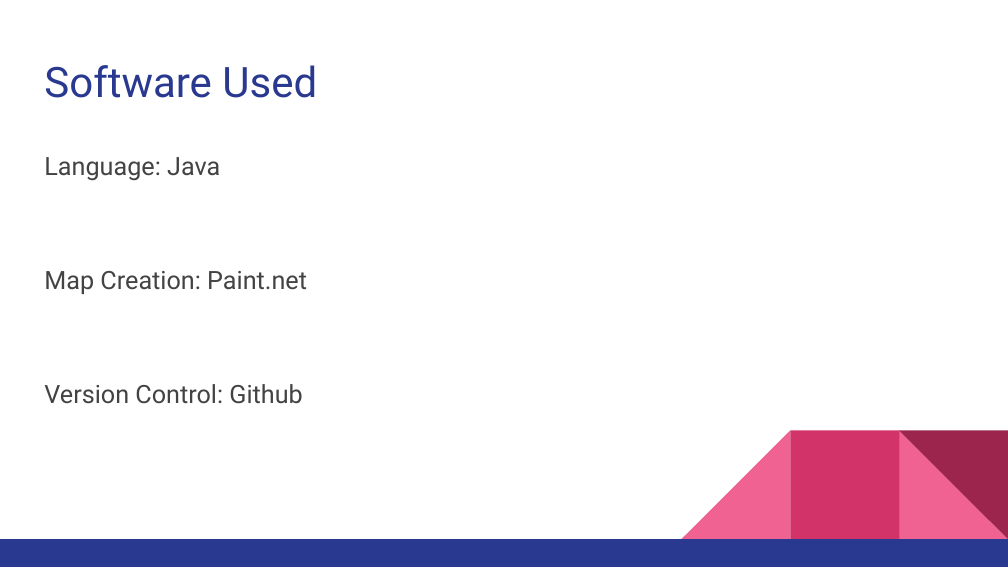
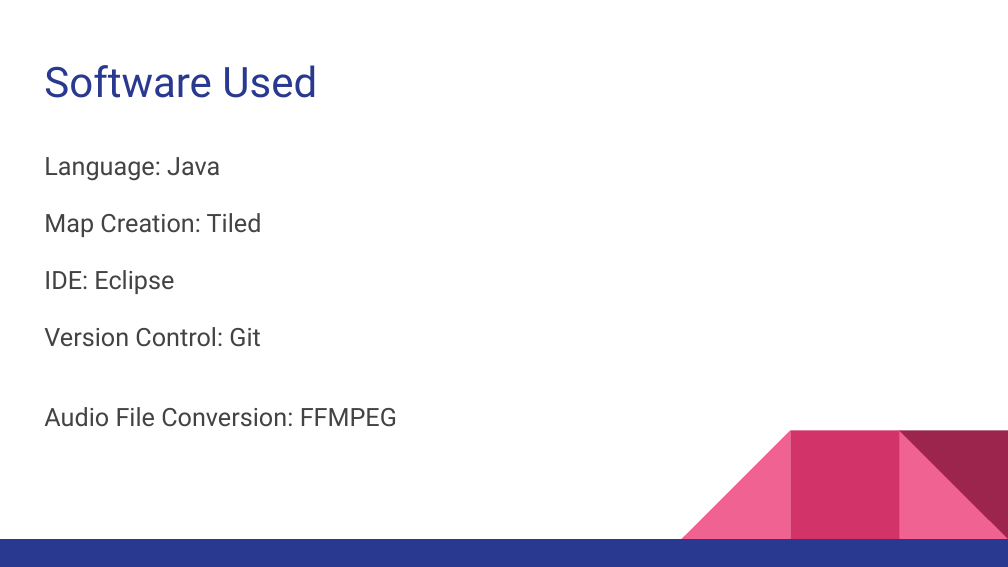
Before and after one commit to Dishoungh/software_engineering_project, a slide deck: slide 12 of Zombie Shooter Game.pptx (slide 11 before the commit). Drawn at 1008x567 pixels with LibreOffice and Linux fonts; fonts in the diff are those of the drawing. Boxes give left, top, right and bottom in pixels: in the first picture for what was removed or moved away, otherwise in the second. Text is boxed around its words. In the diff, an @@ line names an element or a change of style, - is before the commit and + after.

```diff
--- a/Zombie Shooter Game.pptx
+++ b/Zombie Shooter Game.pptx
@@ text at (x1=44, y1=213, x2=397, y2=427): text changed @@
-Map Creation: Paint.net
-Version Control: Github
+Map Creation: Tiled
+IDE: Eclipse
+Version Control: Git
+Audio File Conversion: FFMPEG
```
Also in this commit, not shown: 2 other slides changed, 1 slide added, 1 slide removed, 3 other files.
